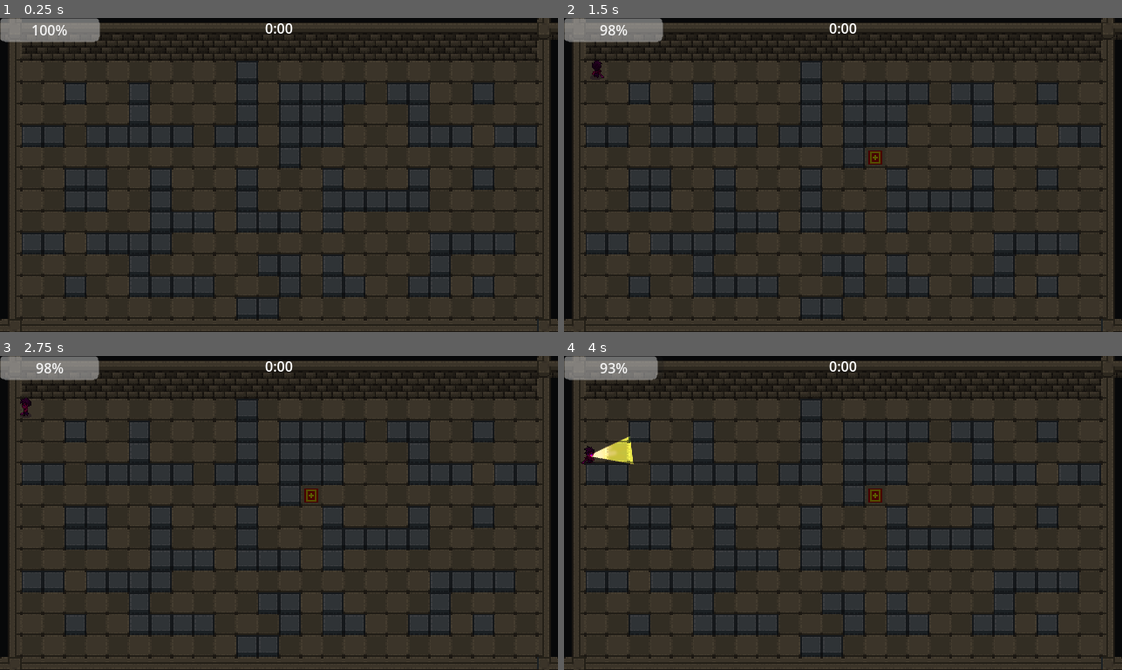
Above: before the commit, frames 1-4 (two rows, left to right).
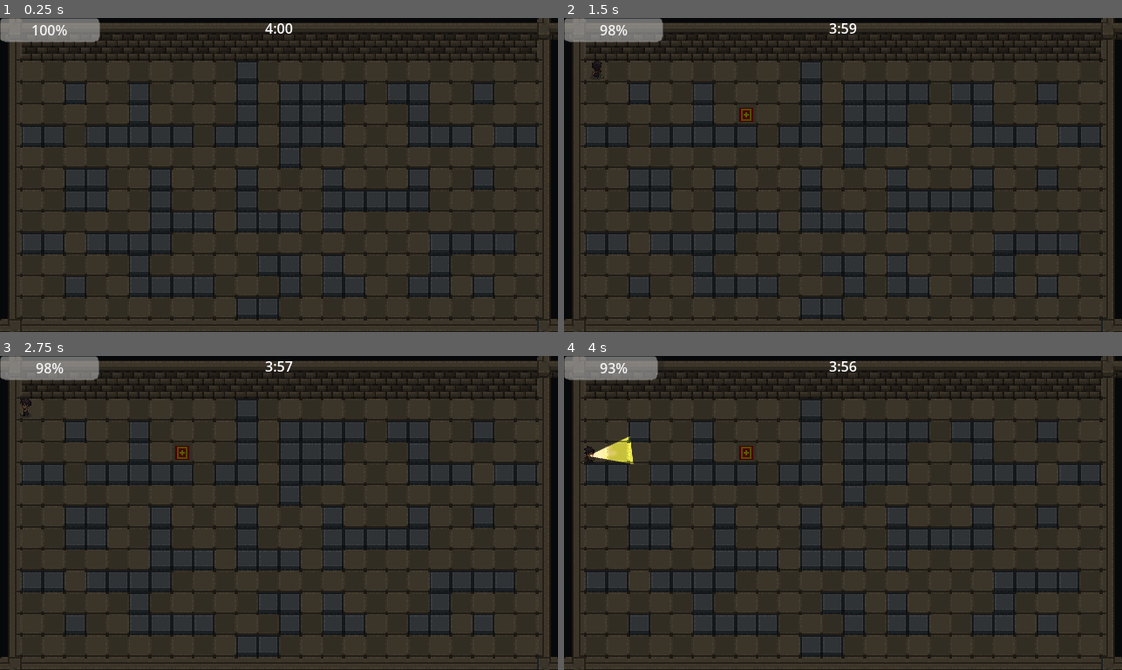
Above: after the commit, the same moments.

Repository: KAISERaustin/LuigiMansionClone
Game: Godot game, scene res://Scenes/Level.tscn
The game is run twice, just before and just after one commit, with the same random seed, the same clock (stepped at 60 frames per second) and the same inputs.
Inputs (mouse positions are in pixels of both pictures, inside the frame that each line leads up to):
- Up to frame 1 (0.25 s): no input
- Up to frame 2 (1.5 s): tap Enter (ui_accept) at 0.5, 0.77, 1.07, 1.25 s; move the mouse to (815, 237) at 0.52 s; hold J (ui_select) 0.53-1.28 s; hold Up (ui_up) from 0.53 s (still down); tap B at 0.8, 1.35 s; move the mouse to (1010, 222) at 1.27 s
- Up to frame 3 (2.75 s): tap Enter (ui_accept) at 1.52, 1.55, 1.82, 2 s; move the mouse to (111, 465) at 2.02 s; release Up (ui_up) at 2.03 s; hold Left (ui_left) from 2.03 s (still down); hold Enter (ui_accept) from 2.03 s (still down); tap J (ui_select) at 2.3 s
- Up to frame 4 (4 s): move the mouse to (870, 513) at 2.77 s; release Enter (ui_accept) at 2.78 s; tap J (ui_select) at 2.85 s; tap Enter (ui_accept) at 3.02, 3.32, 3.5, 3.77, 3.8 s; tap B at 3.05 s; move the mouse to (759, 434) at 3.52 s; release Left (ui_left) at 3.53 s; hold Down (ui_down) from 3.53 s (still down); hold B from 3.53 s (still down)

The runs differ from the first frame. In frame 1, less than 0.1% of the frame differs, in the area x 47-49%, y 1-5%; in frame 2, 0.3%; in frame 3, 0.3%, in the area x 3-58%, y 1-47%; in frame 4, 0.3%.

Commit message:
Removed network functionality, This is the version that works without the network implemented,

Diff:
--- a/Scenes/Level.tscn
+++ b/Scenes/Level.tscn
@@ -1,9 +1,10 @@
-[gd_scene load_steps=8 format=4 uid="uid://bwtxlq5c077lo"]
+[gd_scene load_steps=9 format=4 uid="uid://bwtxlq5c077lo"]
 
 [ext_resource type="Texture2D" uid="uid://wqnp0visp3go" path="res://Assets/Environment Tilesets/FG_Cellar_A5.png" id="1_0ba56"]
 [ext_resource type="Script" uid="uid://benyscyee1wke" path="res://Scripts/Level.gd" id="1_xylue"]
 [ext_resource type="Texture2D" uid="uid://bh6csr0yb2vrg" path="res://Assets/Environment Tilesets/FG_Cellar_C.png" id="2_8rbpu"]
 [ext_resource type="PackedScene" uid="uid://cqtfplx68hfo1" path="res://Scenes/UI.tscn" id="4_fuudy"]
+[ext_resource type="PackedScene" uid="uid://phn4qtdurft2" path="res://Scenes/Player.tscn" id="5_xylue"]
 
 [sub_resource type="TileSetAtlasSource" id="TileSetAtlasSource_vsvp5"]
 texture = ExtResource("1_0ba56")
@@ -422,3 +423,8 @@
 tile_set = SubResource("TileSet_8rbpu")
 
 [node name="UI" parent="." instance=ExtResource("4_fuudy")]
+
+[node name="Player" parent="." instance=ExtResource("5_xylue")]
+position = Vector2(118, 79)
+
+[connection signal="energy_changed" from="Player" to="UI" method="set_energy"]
--- a/Scripts/Level.gd
+++ b/Scripts/Level.gd
@@ -1,66 +1,88 @@
-# res://scripts/Level.gd
 extends Node2D
 
-# ── TileMapLayer references ────────────────────────────────────────────────────
-@onready var floorLayer: TileMapLayer = $TileMapLayerFloors
-@onready var wallLayer : TileMapLayer = $TileMapLayerWalls
-@onready var midLayer  : TileMapLayer = $TileMapLayerMid
+# ── Onready references ────────────────────────────────────────────────────────
+@onready var floor_layer: TileMapLayer     = $TileMapLayerFloors
+@onready var wall_layer:  TileMapLayer     = $TileMapLayerWalls
+@onready var mid_layer:   TileMapLayer     = $TileMapLayerMid
+@onready var player:      CharacterBody2D = $Player
+@onready var ui:          CanvasLayer     = $UI
 
-# ── PackedScene & Spawn List ───────────────────────────────────────────────────
+# ── PackedScene & State ──────────────────────────────────────────────────────
 const EnergyPickupScene: PackedScene = preload("res://scenes/EnergyPickup.tscn")
 var spawn_positions: Array[Vector2i] = []
-
-# ── Track the current pickup so we know if one exists ─────────────────────────
-var current_pickup: Node = null
+var current_pickup:   Node          = null
+var respawn_timer:    Timer         = null
+var game_started:     bool          = false
 
 func _ready() -> void:
 	randomize()
 	_populate_spawn_positions()
-	# Create & start a 15s repeating timer
-	var timer = Timer.new()
-	timer.wait_time = 15.0
-	timer.one_shot  = false
-	add_child(timer)
-	timer.start()
-	timer.timeout.connect(_on_respawn_timer_timeout)
+	# hide the player until Enter is pressed
+	player.visible = false
+
+func _input(event: InputEvent) -> void:
+	if not game_started and event.is_action_pressed("ui_accept"):
+		_start_game()
+
+func _start_game() -> void:
+	game_started = true
+
+	# show & position player
+	player.visible = true
+	_spawn_player()
+
+	# spawn the first energy pickup
+	spawn_energy_pickup()
+
+	# kick off the UI countdown
+	ui.start_timer()
+
+	# prepare (but do not start) the 15s respawn timer
+	respawn_timer = Timer.new()
+	respawn_timer.wait_time = 15.0
+	respawn_timer.one_shot  = false
+	add_child(respawn_timer)
+	respawn_timer.timeout.connect(Callable(self, "_on_respawn_timer_timeout"))
+
+func _spawn_player() -> void:
+	if spawn_positions.is_empty():
+		return
+
+	# pick the top-left valid floor cell
+	var top_left := spawn_positions[0]
+	for cell in spawn_positions:
+		if cell.y < top_left.y or (cell.y == top_left.y and cell.x < top_left.x):
+			top_left = cell
+
+	var world := floor_layer.to_global(floor_layer.map_to_local(top_left))
+	player.global_position = world
 
 func _populate_spawn_positions() -> void:
 	spawn_positions.clear()
-	for cell in floorLayer.get_used_cells():
-		# Only if there’s no wall and no mid‐layer tile here
-		if wallLayer.get_cell_source_id(cell) == -1 \
-		and midLayer.get_cell_source_id(cell)   == -1:
+	for cell in floor_layer.get_used_cells():
+		if wall_layer.get_cell_source_id(cell) == -1 \
+		and mid_layer.get_cell_source_id(cell)  == -1:
 			spawn_positions.append(cell)
 
-func _on_respawn_timer_timeout() -> void:
-	# every 15s: if our previous pickup is gone, spawn a new one
-	if current_pickup == null or not is_instance_valid(current_pickup):
-		spawn_energy_pickup()
-
 func spawn_energy_pickup() -> void:
-	# don’t spawn if there’s already one alive
-	if current_pickup != null and is_instance_valid(current_pickup):
+	if current_pickup and is_instance_valid(current_pickup):
 		return
-
 	if spawn_positions.is_empty():
 		return
 
-	var idx  := randi() % spawn_positions.size()
-	var cell := spawn_positions[idx]
-
-	# center in the tile: map → local → global
-	var local_pos = floorLayer.map_to_local(cell)
-	var world_pos = floorLayer.to_global(local_pos)
-
-	var pickup = EnergyPickupScene.instantiate()
-	pickup.position = world_pos
+	var cell  := spawn_positions[randi() % spawn_positions.size()]
+	var world := floor_layer.to_global(floor_layer.map_to_local(cell))
+	var pickup := EnergyPickupScene.instantiate()
+	pickup.position = world
+	pickup.body_entered.connect(Callable(self, "_on_pickup_collected"))
 	add_child(pickup)
-
-	# remember it so we don’t spawn duplicates
 	current_pickup = pickup
 
-func _input(event):
-	if event.is_action_pressed("ui_accept"):   # e.g. Enter
-		NetworkManager.start_server()
-	elif event.is_action_pressed("ui_select"): # e.g. “J”
-		NetworkManager.connect_to_server("127.0.0.1")
+func _on_pickup_collected(_body: Node) -> void:
+	# only start the loop once after the first collection
+	if respawn_timer and respawn_timer.is_stopped():
+		respawn_timer.start()
+
+func _on_respawn_timer_timeout() -> void:
+	if not current_pickup or not is_instance_valid(current_pickup):
+		spawn_energy_pickup()
--- a/Scripts/NetworkManager.gd
+++ b/Scripts/NetworkManager.gd
@@ -1,11 +1,9 @@
 # res://scripts/NetworkManager.gd
 extends Node
 
-@export var port: int                         = 12345
-@export var initial_time: float               = 240.0    # 4 minutes
-@export var player_scene: PackedScene         = preload("res://scenes/Player.tscn")
-@export var energy_pickup_scene: PackedScene  = preload("res://scenes/EnergyPickup.tscn")
-
+@export var initial_time: float              = 240.0    # 4 minutes
+@export var player_scene: PackedScene       = preload("res://scenes/Player.tscn")
+@export var energy_pickup_scene: PackedScene = preload("res://scenes/EnergyPickup.tscn")
 const PLAYER_COLORS: Array[Color] = [
 	Color(1, 0, 1),  # purple
 	Color(0, 1, 0),  # green
@@ -13,24 +11,15 @@
 	Color(1, 1, 0)   # yellow
 ]
 
-# ── State ───────────────────────────────────────────────────────────────────────
-var players:    Dictionary[int, CharacterBody2D] = {}
-var current_pickup: Node                        = null
+# ── State ─────────────────────────────────────────────────────────────────────
+var player: CharacterBody2D    = null
+var current_pickup: Node       = null
+var time_left:        float    = 0.0
+var game_started:     bool     = false
+var respawn_timer:    Timer
 
-var time_left:           float = 0.0
-var _last_broadcast_sec: int   = -1
-var game_started:        bool  = false
-
-var respawn_timer: Timer
-
-# ── Initialization ─────────────────────────────────────────────────────────────
 func _ready() -> void:
-	multiplayer.peer_connected.connect(_on_peer_connected)
-	multiplayer.peer_disconnected.connect(_on_peer_disconnected)
-	multiplayer.connected_to_server.connect(_on_connected_to_server)
-	multiplayer.connection_failed.connect(_on_connection_failed)
-
-	# Create a 15 s one-shot timer for respawns (host only will start it)
+	# Set up the 15s respawn timer
 	respawn_timer = Timer.new()
 	respawn_timer.wait_time  = 15.0
 	respawn_timer.one_shot   = true
@@ -38,154 +27,37 @@
 	add_child(respawn_timer)
 	respawn_timer.timeout.connect(_on_respawn_timeout)
 
+	_spawn_player()
+
 func _process(delta: float) -> void:
-	# 1) Host presses Enter to start the match (once)
-	if is_multiplayer_authority() and not game_started and Input.is_action_just_pressed("ui_accept"):
+	# Start game on Enter
+	if not game_started and Input.is_action_just_pressed("ui_accept"):
 		start_game()
 
-	# 2) Host-only match timer (once started)
-	if is_multiplayer_authority() and game_started and time_left > 0.0:
+	# Countdown timer
+	if game_started and time_left > 0.0:
 		time_left = max(time_left - delta, 0.0)
 		var sec = int(time_left)
-		if sec != _last_broadcast_sec:
-			_last_broadcast_sec = sec
-			rpc("rpc_update_timer", sec)
+		# Update UI (assumes a UI CanvasLayer with set_timer)
+		var ui = get_tree().current_scene.get_node("UI")
+		ui.set_timer(sec)
 		if time_left == 0.0:
-			rpc("rpc_end_game")
 			get_tree().quit()
 
-# ── Public API ──────────────────────────────────────────────────────────────────
-func start_server() -> void:
-	var peer = ENetMultiplayerPeer.new()
-	peer.create_server(port)
-	multiplayer.multiplayer_peer = peer
-	print("Server started on port %d" % port)
-
-	# Spawn the host’s own player avatar
-	_spawn_player(multiplayer.get_unique_id())
-
-func connect_to_server(address: String) -> void:
-	var peer = ENetMultiplayerPeer.new()
-	peer.create_client(address, port)
-	multiplayer.multiplayer_peer = peer
-	print("Connecting to %s:%d…" % [address, port])
-
 func start_game() -> void:
-	# Host only, once
-	if not is_multiplayer_authority() or game_started:
-		return
 	game_started = true
 	time_left    = initial_time
-	_last_broadcast_sec = -1
-	call_deferred("_broadcast_initial_timer")
-	_spawn_pickup_on_host()
-
-func _broadcast_initial_timer() -> void:
-	rpc("rpc_update_timer", int(time_left))
-
-# ── Multiplayer Callbacks ──────────────────────────────────────────────────────
-func _on_peer_connected(id: int) -> void:
-	# Host tells newcomer about current state
-	if is_multiplayer_authority():
-		_spawn_player(id)
-		for eid in players.keys():
-			rpc_id(id, "rpc_spawn_player", eid)
-		if game_started and current_pickup:
-			rpc_id(id, "rpc_spawn_pickup", current_pickup.position)
-			rpc_id(id, "rpc_update_timer", int(time_left))
-
-func _on_peer_disconnected(id: int) -> void:
-	if players.has(id):
-		players[id].queue_free()
-		players.erase(id)
-
-func _on_connected_to_server() -> void:
-	_spawn_player(multiplayer.get_unique_id())
-
-func _on_connection_failed() -> void:
-	print("Connection to server failed.")
-
-# ── RPCs ───────────────────────────────────────────────────────────────────────
-@rpc("any_peer")
-func rpc_spawn_player(peer_id: int) -> void:
-	_spawn_player(peer_id)
-
-@rpc("any_peer")
-func rpc_spawn_pickup(pos: Vector2) -> void:
-	# Clients mirror the exact host‐chosen position
-	if not is_multiplayer_authority():
-		_do_spawn_pickup(pos)
-
-@rpc("any_peer")
-func rpc_remove_pickup() -> void:
-	if current_pickup:
-		current_pickup.queue_free()
-		current_pickup = null
-
-@rpc("any_peer", "reliable")
-func rpc_update_timer(seconds_left: int) -> void:
-	var ui = get_tree().current_scene.get_node("UI") as CanvasLayer
-	ui.set_timer(seconds_left)
-
-@rpc("any_peer", "reliable")
-func rpc_end_game() -> void:
-	get_tree().quit()
-
-@rpc("any_peer", "reliable")
-func rpc_collect_pickup(picker_id: int) -> void:
-	# Any peer (client or host) can call this; only host executes
-	if not is_multiplayer_authority():
-		return
-	# 1) Remove and notify everyone
-	if current_pickup:
-		current_pickup.queue_free()
-		current_pickup = null
-	rpc("rpc_remove_pickup")
-	# 2) Credit battery
-	var collector = players.get(picker_id)
-	if collector:
-		collector.energy = min(collector.energy + 30, collector.max_energy)
-		collector.emit_signal("energy_changed", collector.energy)
-	# 3) Start the 15 s respawn timer (host only)
-	respawn_timer.start()
+	_spawn_pickup()
 
 # ── Spawn Helpers ──────────────────────────────────────────────────────────────
-func _spawn_player(peer_id: int) -> void:
-	if players.has(peer_id):
-		return
-	var ids = multiplayer.get_peers().duplicate()
-	ids.append(multiplayer.get_unique_id())
-	ids.sort()
-	var idx = ids.find(peer_id) % PLAYER_COLORS.size()
+func _spawn_player() -> void:
+	var level = get_tree().current_scene
+	player = player_scene.instantiate() as CharacterBody2D
+	player.name     = "Player"
+	player.position = Vector2.ZERO
+	level.add_child(player)
 
-	var level       = get_tree().current_scene
-	var flr_layer   = level.get_node("TileMapLayerFloors") as TileMapLayer
-	var ur          = flr_layer.get_used_rect()
-	var corners = [
-		Vector2i(ur.position.x,                         ur.position.y),
-		Vector2i(ur.position.x + ur.size.x - 1,         ur.position.y),
-		Vector2i(ur.position.x,                         ur.position.y + ur.size.y - 1),
-		Vector2i(ur.position.x + ur.size.x - 1,         ur.position.y + ur.size.y - 1),
-	]
-	var wpos = flr_layer.to_global(flr_layer.map_to_local(corners[idx]))
-
-	var p = player_scene.instantiate() as CharacterBody2D
-	p.name                        = "Player_%d" % peer_id
-	p.set_multiplayer_authority(peer_id)
-	p.position                    = wpos
-	p.modulate                    = PLAYER_COLORS[idx]
-	level.add_child(p)
-	players[peer_id] = p
-
-	if peer_id == multiplayer.get_unique_id():
-		var ui = level.get_node("UI") as CanvasLayer
-		p.connect("energy_changed", Callable(ui, "_on_player_energy_changed"))
-		ui._on_player_energy_changed(p.energy)
-
-func _spawn_pickup_on_host() -> void:
-	# Host chooses random free floor cell, spawns & broadcasts
-	if not is_multiplayer_authority():
-		return
+func _spawn_pickup() -> void:
 	var level     = get_tree().current_scene
 	var flr_layer = level.get_node("TileMapLayerFloors") as TileMapLayer
 	var mid_layer = level.get_node("TileMapLayerMid")    as TileMapLayer
@@ -193,30 +65,34 @@
 	var free_cells = flr_layer.get_used_cells().filter(func(c):
 		return mid_layer.get_cell_tile_data(c) == null
 	)
+
 	if free_cells.is_empty():
 		return
 
 	var cell = free_cells[randi() % free_cells.size()]
 	var pos  = flr_layer.to_global(flr_layer.map_to_local(cell))
-
 	_do_spawn_pickup(pos)
-	rpc("rpc_spawn_pickup", pos)
 
 func _do_spawn_pickup(pos: Vector2) -> void:
 	if current_pickup:
 		current_pickup.queue_free()
+
 	current_pickup = energy_pickup_scene.instantiate()
 	current_pickup.position = pos
 	current_pickup.connect("body_entered", Callable(self, "_on_pickup_body_entered"))
 	get_tree().current_scene.add_child(current_pickup)
 
 func _on_pickup_body_entered(body: Node) -> void:
-	# ANY peer detecting a collision locally tells the host
-	if body is CharacterBody2D:
-		var picker_id = body.get_multiplayer_authority()
-		rpc("rpc_collect_pickup", picker_id)
+	if body is CharacterBody2D and player:
+		# Remove pickup
+		current_pickup.queue_free()
+		current_pickup = null
+		# Credit the player
+		player.energy = min(player.energy + 30, player.max_energy)
+		player.emit_signal("energy_changed", player.energy)
+		# Start respawn timer
+		respawn_timer.start()
 
 func _on_respawn_timeout() -> void:
-	# After 15s, host spawns the next pickup (if none)
-	if is_multiplayer_authority() and current_pickup == null:
-		_spawn_pickup_on_host()
+	if current_pickup == null:
+		_spawn_pickup()
--- a/Scripts/player.gd
+++ b/Scripts/player.gd
@@ -1,93 +1,67 @@
-# res://scripts/player.gd
 extends CharacterBody2D
 
-signal energy_changed(new_energy)
+# declare your signal
+signal energy_changed(energy_val: float)
 
+# ── Exports ───────────────────────────────────────────────────────────────────
 @export var speed: float                   = 200.0
 @export var max_energy: float              = 100.0
 @export var depletion_rate: float          = 10.0
 @export var animated_sprite_path: NodePath = NodePath("AnimatedSprite2D")
 @export var flashlight_path:    NodePath   = NodePath("Flashlight2D")
 
+# ── Onready & State ────────────────────────────────────────────────────────────
 @onready var animated_sprite: AnimatedSprite2D = get_node(animated_sprite_path)
-@onready var flashlight:      PointLight2D      = get_node(flashlight_path)
+@onready var flashlight:       PointLight2D    = get_node(flashlight_path)
 
 var last_direction: String
-var energy:              float
-var base_light_energy:   float
-var initial_tex_scale:   float
-var half_tex_width:      float
+var energy:         float
+var base_light_energy: float
+var initial_tex_scale: float
+var half_tex_width:    float
 
 func _ready() -> void:
 	last_direction    = "down"
 	energy            = max_energy
 	base_light_energy = flashlight.energy
 	initial_tex_scale = flashlight.texture_scale
-	var tex = flashlight.texture as Texture2D
-	half_tex_width    = tex.get_width() * 0.5
+
+	var tex := flashlight.texture as Texture2D
+	half_tex_width = tex.get_width() * 0.5
 
 func _physics_process(_delta: float) -> void:
-	if is_multiplayer_authority():
-		# ── Movement & Animation ───────────────────────────────────────────────
-		var input_vec = Vector2(
-			Input.get_action_strength("ui_right") - Input.get_action_strength("ui_left"),
-			Input.get_action_strength("ui_down")  - Input.get_action_strength("ui_up")
-		)
-		if input_vec != Vector2.ZERO:
-			velocity = input_vec.normalized() * speed
-			_play_walk_animation(input_vec)
-		else:
-			velocity = Vector2.ZERO
-			_play_idle_animation()
+	var input_vec := Vector2(
+		Input.get_action_strength("ui_right") - Input.get_action_strength("ui_left"),
+		Input.get_action_strength("ui_down")  - Input.get_action_strength("ui_up")
+	)
 
-		# ── Aim Flashlight ─────────────────────────────────────────────────────
-		var aim = (get_global_mouse_position() - global_position).angle()
-		flashlight.rotation = aim
+	if input_vec != Vector2.ZERO:
+		velocity = input_vec.normalized() * speed
+		_play_walk_animation(input_vec)
+	else:
+		velocity = Vector2.ZERO
+		_play_idle_animation()
 
-		move_and_slide()
+	flashlight.rotation = (get_global_mouse_position() - global_position).angle()
+	move_and_slide()
 
-		# ── Network: send position + beam direction ───────────────────────────
-		rpc("rpc_sync_transform", global_position, aim)
+func _process(delta: float) -> void:
+	if Input.is_key_pressed(KEY_B) and energy > 0.0:
+		energy = max(energy - depletion_rate * delta, 0.0)
+		var ratio := energy / max_energy
 
-func _process(_delta: float) -> void:
-	if is_multiplayer_authority():
-		var enabled_state := false
-		var ratio := 0.0
+		flashlight.texture_scale = initial_tex_scale * ratio
+		flashlight.energy        = base_light_energy * ratio
+		flashlight.offset.x      = half_tex_width * ratio
+		flashlight.enabled       = true
 
-		if Input.is_key_pressed(KEY_B) and energy > 0.0:
-			energy = max(energy - depletion_rate * _delta, 0.0)
-			emit_signal("energy_changed", energy)
-			ratio = energy / max_energy
-			enabled_state = true
+		# emit from inside this class so Godot sees the signal “used”
+		emit_signal("energy_changed", energy)
 
-			# Locally apply scale, brightness, offset
-			flashlight.texture_scale = initial_tex_scale * ratio
-			flashlight.energy        = base_light_energy   * ratio
-			flashlight.offset.x      = half_tex_width      * ratio
-
-		flashlight.enabled = enabled_state
-		# Mirror flashlight state to other peers
-		rpc("rpc_update_flashlight", ratio, enabled_state)
-	# non-authority peers will only receive via RPC
-
-# ── RPCs ───────────────────────────────────────────────────────────────────────
-
-@rpc("any_peer", "unreliable")
-func rpc_sync_transform(pos: Vector2, beam_rot: float) -> void:
-	if not is_multiplayer_authority():
-		global_position    = pos
-		# apply remote’s beam direction
-		flashlight.rotation = beam_rot
-
-@rpc("any_peer", "unreliable")
-func rpc_update_flashlight(ratio: float, enabled_state: bool) -> void:
-	if not is_multiplayer_authority():
-		flashlight.texture_scale = initial_tex_scale * ratio
-		flashlight.energy        = base_light_energy   * ratio
-		flashlight.offset.x      = half_tex_width      * ratio
-		flashlight.enabled       = enabled_state
-
-# ── Animation Helpers ─────────────────────────────────────────────────────────
+		if energy == 0.0:
+			flashlight.enabled = false
+	else:
+		flashlight.enabled = false
 
 func _play_walk_animation(direction: Vector2) -> void:
 	if abs(direction.x) > abs(direction.y):
--- a/Scripts/ui.gd
+++ b/Scripts/ui.gd
@@ -1,32 +1,55 @@
 extends CanvasLayer
 
-@export var max_energy: float   = 100.0
+# ── Exports ───────────────────────────────────────────────────────────────────
+@export var max_energy:   float = 100.0
+@export var initial_time: float = 240.0  # seconds
 
-@onready var bar:   ProgressBar = $FlashlightBar
-@onready var timer: Label       = $TimerLabel
+# ── Onready ──────────────────────────────────────────────────────────────────
+@onready var bar:    ProgressBar     = $FlashlightBar
+@onready var timer:  Label           = $TimerLabel
+@onready var player: CharacterBody2D = get_node("../Player")
 
-var time_left: int = 0
+# ── State ─────────────────────────────────────────────────────────────────────
+var time_left:     float = 0.0
+var timer_running: bool  = false
 
 func _ready() -> void:
+	# configure energy bar
 	bar.min_value = 0
 	bar.max_value = max_energy
 	bar.value     = max_energy
-	set_timer(0)
+
+	# set up countdown but don't start it
+	time_left = initial_time
+	_update_timer_label()
+
+func start_timer() -> void:
+	timer_running = true
 
 func _process(_delta: float) -> void:
-	if time_left > 0 and time_left <= 30:
-		timer.modulate = Color(1,0,0) if (time_left * 2) % 2 == 0 else Color(1,1,1)
-	else:
-		timer.modulate = Color(1,1,1)
+	# only count down once Enter has been pressed
+	if timer_running and time_left > 0.0:
+		time_left = max(time_left - _delta, 0.0)
+		_update_timer_label()
 
-func set_timer(seconds_left: int) -> void:
-	time_left = seconds_left
-	_update_timer_label()
+		if time_left <= 30.0:
+			if int(time_left * 2) % 2 == 0:
+				timer.modulate = Color(1, 0, 0)
+			else:
+				timer.modulate = Color(1, 1, 1)
+		else:
+			timer.modulate = Color(1, 1, 1)
+
+		if time_left == 0.0:
+			get_tree().quit()
+
+	# always reflect the player's current energy
+	bar.value = player.energy
 
 func _update_timer_label() -> void:
-	var m = time_left / 60
-	var s = time_left % 60
+	var m = int(time_left / 60)
+	var s = int(time_left) % 60
 	timer.text = "%d:%02d" % [m, s]
 
-func _on_player_energy_changed(energy_val: Variant) -> void:
+func set_energy(energy_val: float) -> void:
 	bar.value = energy_val
--- a/project.godot
+++ b/project.godot
@@ -14,10 +14,6 @@
 run/main_scene="uid://bwtxlq5c077lo"
 config/features=PackedStringArray("4.4", "Mobile")
 config/icon="res://icon.svg"
-
-[autoload]
-
-NetworkManager="*res://Scripts/NetworkManager.gd"
 
 [display]
 
